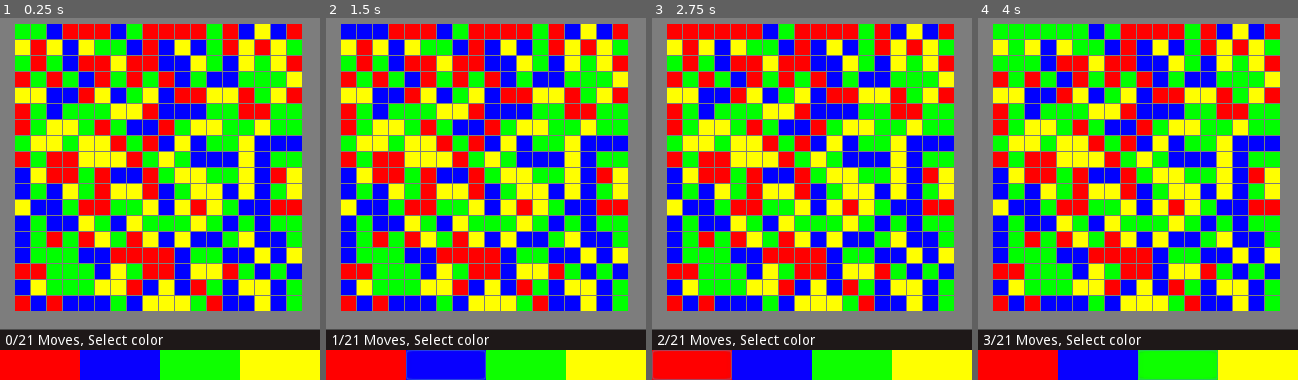
Above: before the commit, frames 1-4 (left to right).
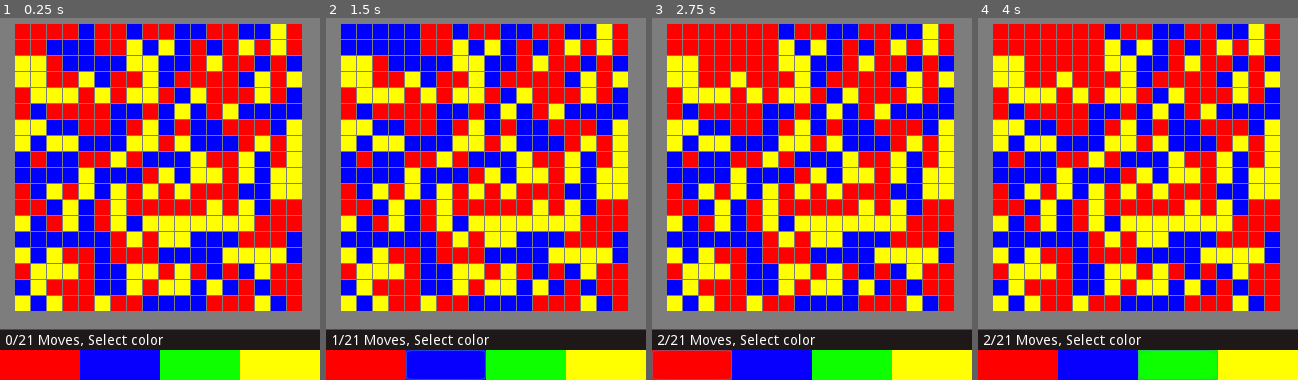
Above: after the commit, the same moments.

Repository: Tranquility2/Satiata
Game: Godot game, scene res://MainScene.tscn
The game is run twice, just before and just after one commit, with the same random seed, the same clock (stepped at 60 frames per second) and the same inputs.
Inputs (mouse positions are in pixels of both pictures, inside the frame that each line leads up to):
- Up to frame 1 (0.25 s): no input
- Up to frame 2 (1.5 s): click (447, 365) at 0.5 s; click (447, 365) at 1.25 s
- Up to frame 3 (2.75 s): click (690, 365) at 2 s
- Up to frame 4 (4 s): click (1016, 365) at 2.75 s; click (1176, 365) at 3.5 s

The runs differ from the first frame. In frame 1, 48% of the frame differs, in the area x 4-95%, y 1-81%; in frame 2, 48%; in frame 3, 47%; in frame 4, 48%, in the area x 1-95%, y 1-91%.

Commit message:
Win condition effect

Diff:
--- a/GameLogic.gd
+++ b/GameLogic.gd
@@ -36,6 +36,7 @@
 	Globals.MainScene.find_node("GridArea").clear_area()
 	Globals.RECTS = Array()
 	Globals.move_counter = 0
+	Globals.MainScene.find_node("StatusText").UpdateMoves()
 	draw_grid()
 	randomize_rects_color()
 
@@ -45,6 +46,7 @@
 
 	current_rect.color = Globals.RECT_COLORS[input_color]
 	current_rect.set_meta("color_selection", input_color)
+
 	if x > 0:
 		if Globals.RECTS[x-1][y].get_meta("color_selection") == current_color:
 			rec_fill(x-1, y, input_color)
@@ -58,6 +60,19 @@
 		if Globals.RECTS[x][y+1].get_meta("color_selection") == current_color:
 			rec_fill(x, y+1, input_color)
 
+func check_full(select_color):
+	for x in range(Globals.COLUMNS):
+		for y in range(Globals.ROWS):
+			var rect = Globals.RECTS[x][y]
+			if rect.get_meta("color_selection") != select_color:
+				return false
+
+	return true
+
+func end_game():
+	Globals.MainScene.find_node("ButtonsArea").hide()
+	Globals.MainScene.find_node("ButtonNewGame").show()
+
 func play_turn(select_color):
 	if select_color != Globals.RECTS[0][0].get_meta("color_selection"):
 		Globals.move_counter += 1
@@ -65,7 +80,12 @@
 
 		rec_fill(0, 0, select_color)
 
+		if check_full(select_color):
+			# Handle win
+			Globals.MainScene.find_node("StatusText").UpdateWin()
+			Globals.MainScene.find_node("GridArea").color_swap_effect()
+			end_game()
+
 	if Globals.move_counter == Globals.MAX_MOVES:
 		# Handle no more turns
-		Globals.MainScene.find_node("ButtonsArea").hide()
-		Globals.MainScene.find_node("ButtonNewGame").show()
+		end_game()
--- a/Globals.gd
+++ b/Globals.gd
@@ -6,12 +6,15 @@
 
 const RECT_COLORS = [Color(1.0, 0.0, 0.0, 1.0),
 					 Color(0.0, 0.0, 1.0, 1.0),
-					 Color(0.0, 1.0, 0.0, 1.0),
+					 #Color(0.0, 1.0, 0.0, 1.0),
 					 Color(1.0, 1.0, 0.0, 1.0)]
 
 const MAX_MOVES = 21
 
-enum {RED_COLOR, BLUE_COLOR, GREEN_COLOR, YELLOW_COLOR}
+enum {RED_COLOR,
+	  BLUE_COLOR,
+	  #GREEN_COLOR,
+	  YELLOW_COLOR}
 
 var RECTS = null
 var move_counter = 0
--- a/GridArea.gd
+++ b/GridArea.gd
@@ -28,6 +28,15 @@
 				print("Left button was clicked at ", event.position, " on " , str(loc), " id: ", str(rect))
 				cycle_color(rect)
 
+func color_swap_effect():
+	var timer = Timer.new()
+	timer.set_wait_time(0.1)
+	timer.set_one_shot(false)
+	timer.connect("timeout", Globals.GameLogic, "randomize_rects_color")
+	self.add_child(timer)
+	timer.start()
+
+	return timer
 
 # Called every frame. 'delta' is the elapsed time since the previous frame.
 #func _process(delta):
--- a/MainScene.gd
+++ b/MainScene.gd
@@ -14,7 +14,7 @@
 
 func register_buttons():
 	$ButtonsArea/ButtonBlue.connect("pressed", Globals.GameLogic, "play_turn", [Globals.BLUE_COLOR])
-	$ButtonsArea/ButtonGreen.connect("pressed", Globals.GameLogic, "play_turn", [Globals.GREEN_COLOR])
+	#$ButtonsArea/ButtonGreen.connect("pressed", Globals.GameLogic, "play_turn", [Globals.GREEN_COLOR])
 	$ButtonsArea/ButtonRed.connect("pressed", Globals.GameLogic, "play_turn", [Globals.RED_COLOR])
 	$ButtonsArea/ButtonYellow.connect("pressed", Globals.GameLogic, "play_turn", [Globals.YELLOW_COLOR])
 	$ButtonNewGame.connect("pressed", Globals.GameLogic, "init_new_game")
--- a/StatusText.gd
+++ b/StatusText.gd
@@ -10,6 +10,9 @@
 		text_msg += ", Select color"
 	self.text = text_msg
 
+func UpdateWin():
+	self.text = "Very Nice!"
+
 # Called when the node enters the scene tree for the first time.
 func _ready():
 	pass # Replace with function body.
